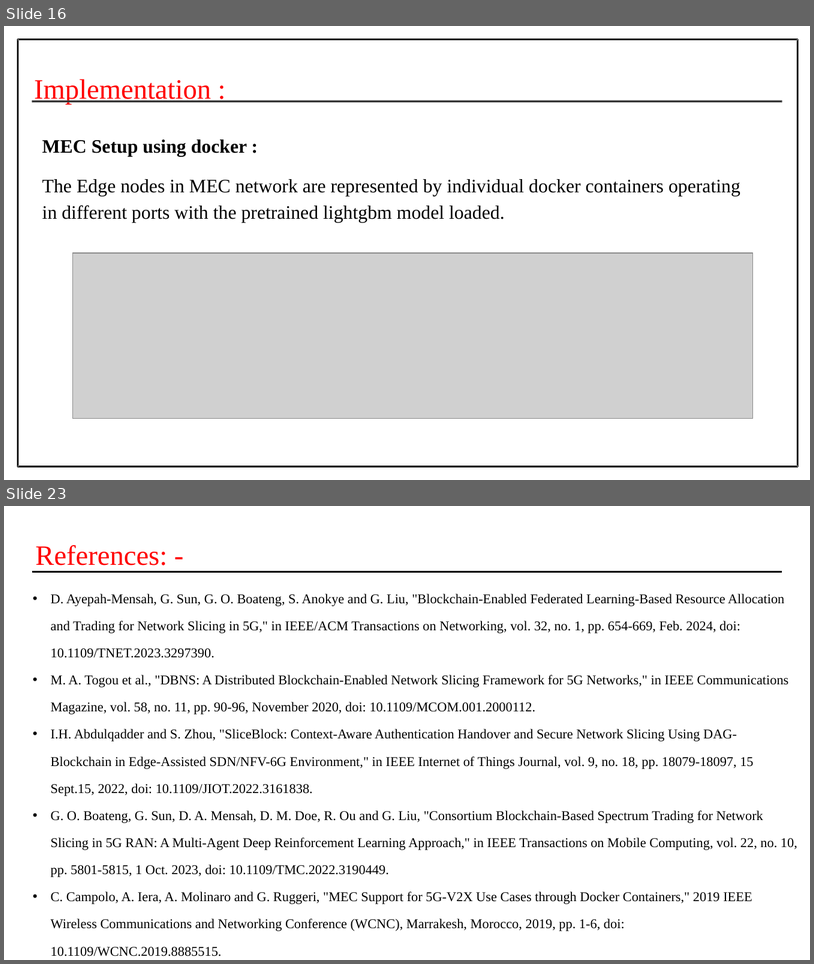
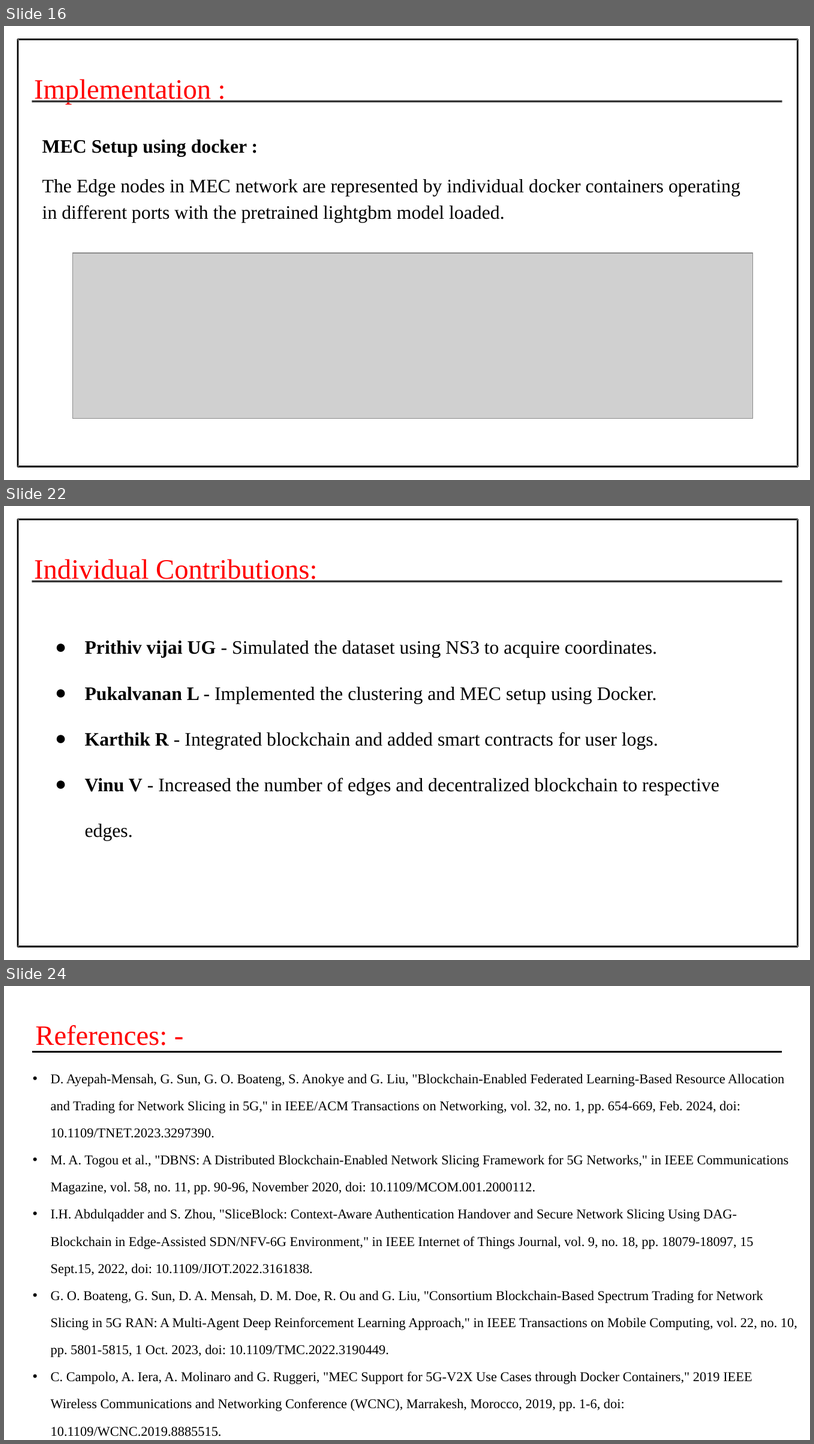
Before and after one commit to Prithiv-vijai/5g_MEC_Blockchain, a slide deck: files/Batch-4 First Review.pptx. Shown one above the other, each under a label of ours: slides 16 and 23 before the commit, slides 16, 22 and 24 after it; the slides between them are not shown. The pictures are 814x964 and 814x1444 pixels, drawn with LibreOffice and Linux fonts; fonts in the diff are those of the drawing; grey boxes stand for pictures. Boxes give left, top, right and bottom in pixels: in the first picture for what was removed or moved away, otherwise in the second. Text is boxed around its words. In the diff, an @@ line names an element or a change of style, - is before the commit and + after.

```diff
--- a/files/Batch-4 First Review.pptx
+++ b/files/Batch-4 First Review.pptx
@@ slide 22 added at box(4, 506, 810, 960), background #FFFFFF @@
@@ freeform shape added at box(17, 519, 799, 947), fill #000000 @@
@@ text added at box(34, 559, 317, 583), 25 pt, text #FF0000 @@
+Individual Contributions:
@@ freeform shape added at box(32, 580, 782, 583), fill #595959 @@
@@ freeform shape added at box(32, 580, 782, 582), fill #000000 @@
@@ text added at box(85, 640, 720, 840), 17 pt, text #000000 @@
+● Prithiv vijai UG - Simulated the dataset using NS3 to acquire coordinates.
+● Pukalvanan L - Implemented the clustering and MEC setup using Docker.
+● Karthik R - Integrated blockchain and added smart contracts for user logs.
+● Vinu V - Increased the number of edges and decentralized blockchain to respective edges.
@@ what was slide 23 is now slide 24 @@
```
Also in this commit, not shown: 8 slides changed, 20 other files.
